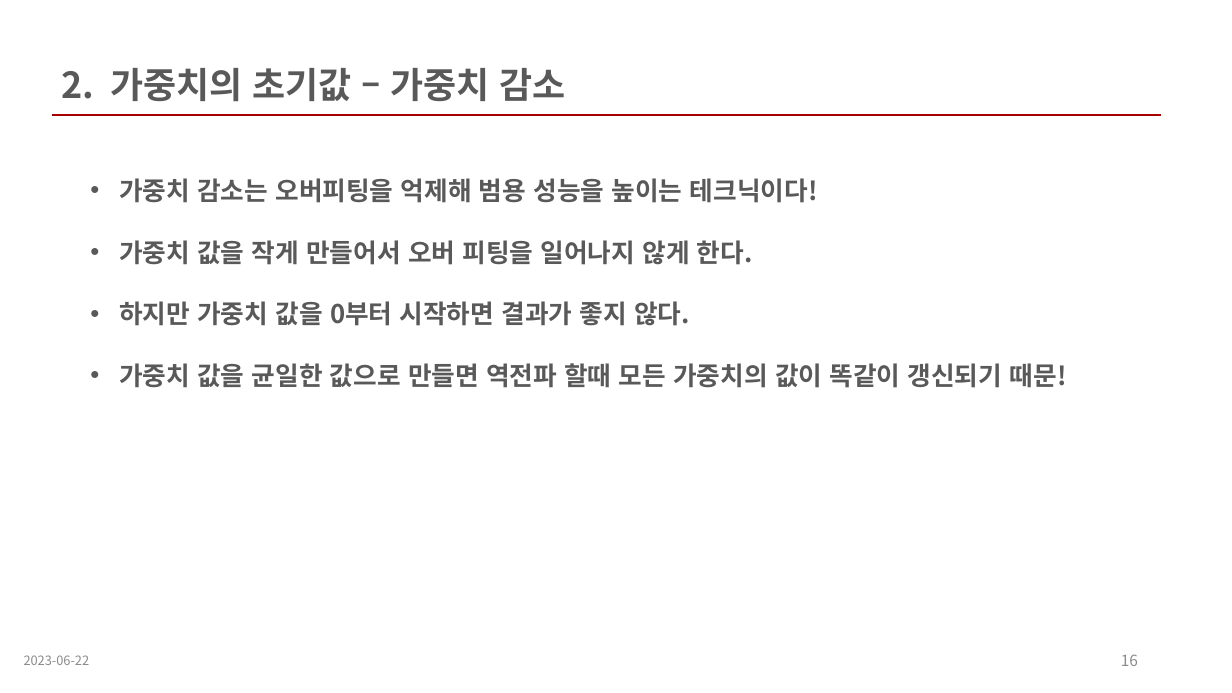
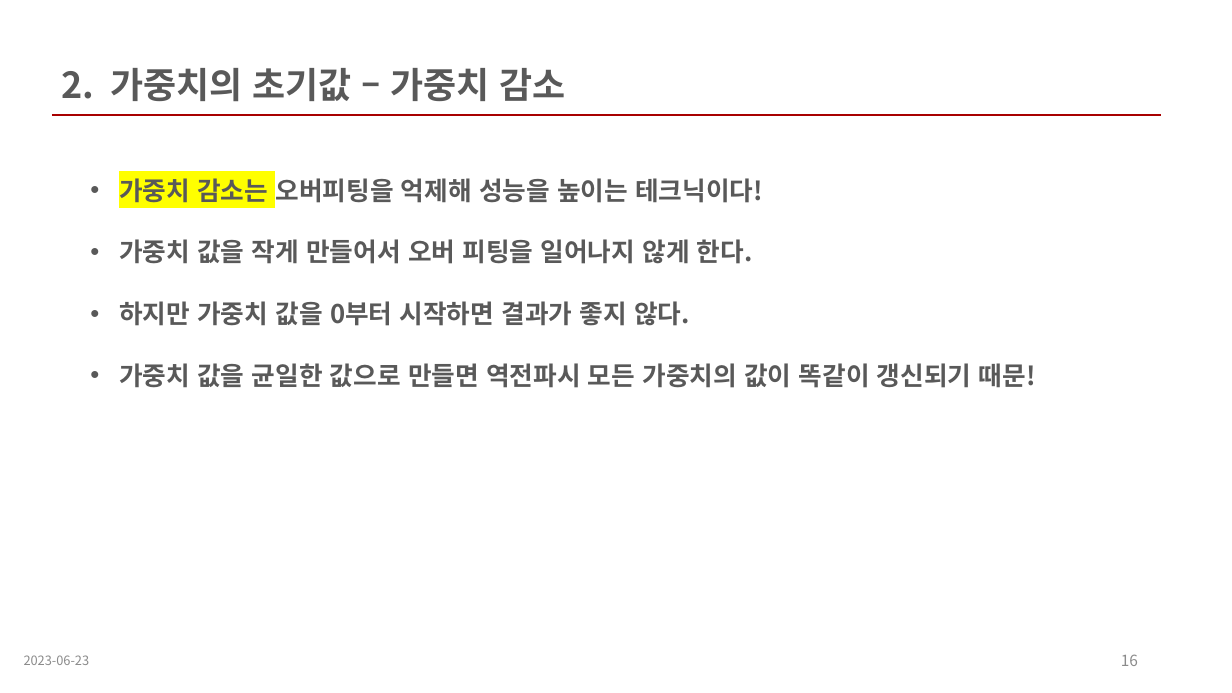
Before and after one commit to wkdnffla3/Dev_doc, a slide deck: slide 16 of deep_learning/DL_ppt/6_technique.pptx. Drawn at 1232x693 pixels with LibreOffice and Linux fonts; fonts in the diff are those of the drawing. Boxes give left, top, right and bottom in pixels: in the first picture for what was removed or moved away, otherwise in the second. Text is boxed around its words. In the diff, an @@ line names an element or a change of style, - is before the commit and + after.

Commit message:
lab update ppt

```diff
--- a/deep_learning/DL_ppt/6_technique.pptx
+++ b/deep_learning/DL_ppt/6_technique.pptx
@@ text at box(119, 178, 763, 203): text changed @@
-• 가중치 감소는 오버피팅을 억제해 범용 성능을 높이는 테크닉이다!
+• 가중치 감소는 오버피팅을 억제해 성능을 높이는 테크닉이다!
@@ text at box(119, 363, 1036, 388): text changed @@
-• 가중치 값을 균일한 값으로 만들면 역전파 할때 모든 가중치의 값이 똑같이 갱신되기 때문!
+• 가중치 값을 균일한 값으로 만들면 역전파시 모든 가중치의 값이 똑같이 갱신되기 때문!
@@ text at box(24, 655, 90, 665): text changed @@
-2023-06-22
+2023-06-23
```
Also in this commit, not shown: 20 other slides changed, 17 slides added, 13 slides removed, 1 other file.
